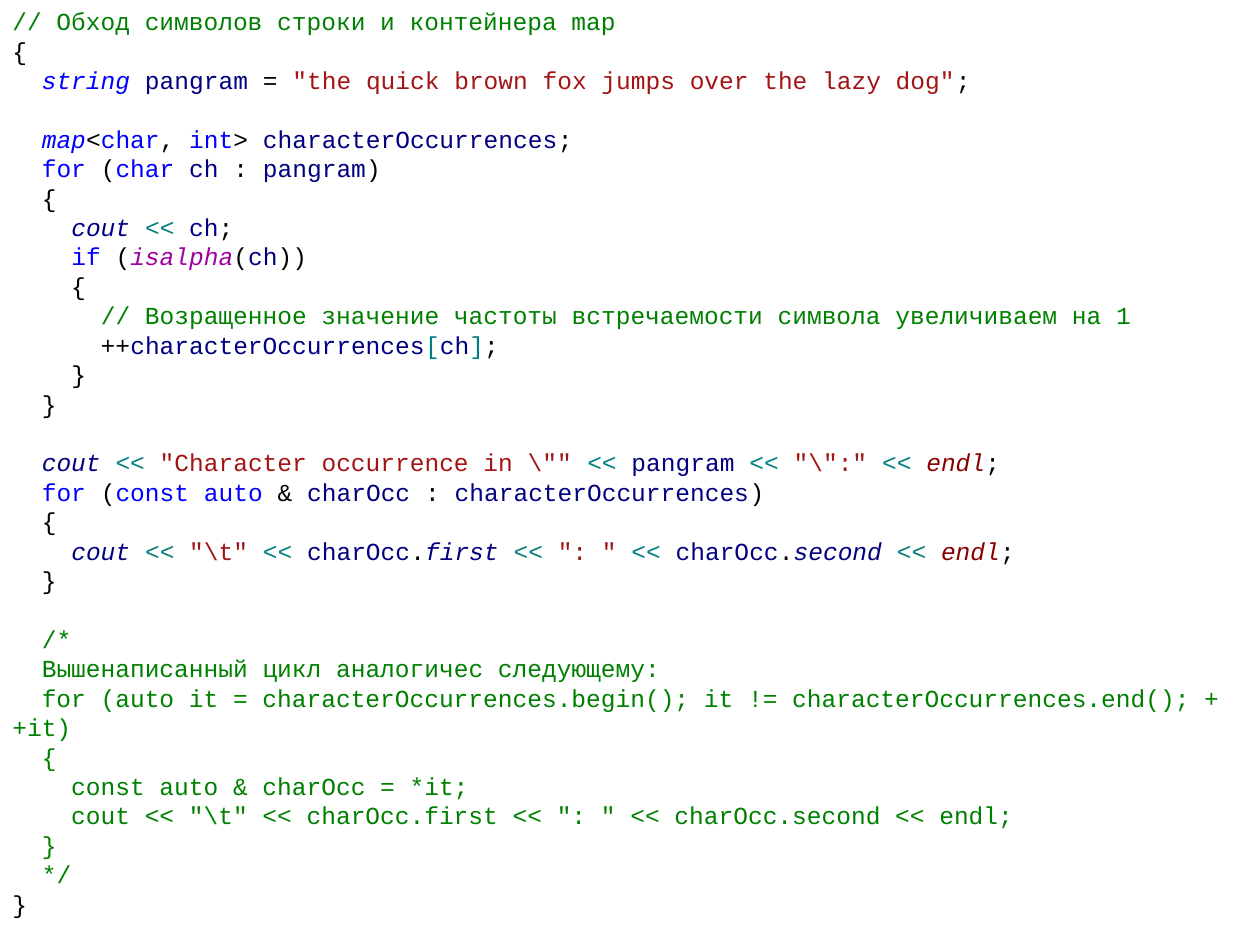
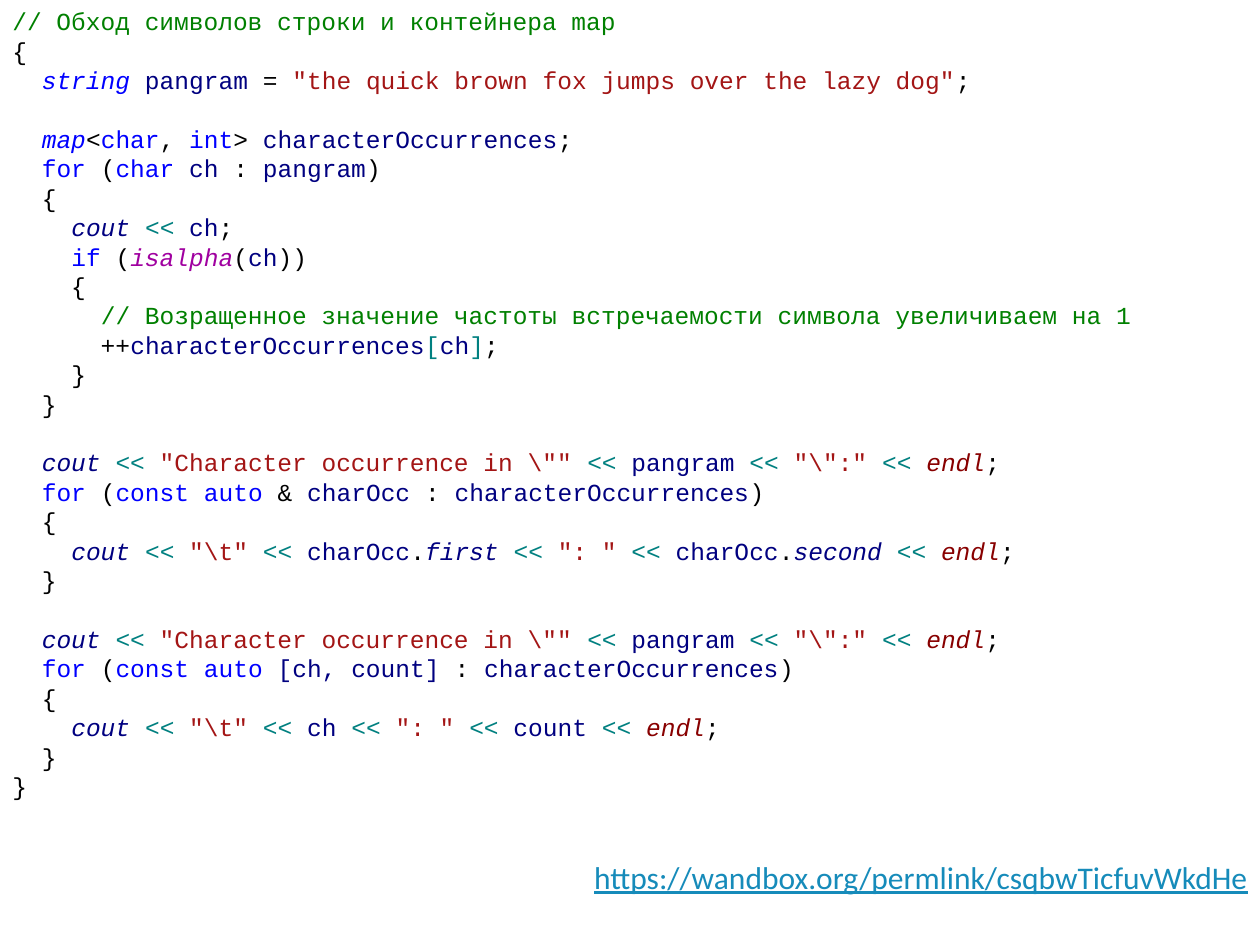
Before and after one commit to alexey-malov/oop, a slide deck: slide 83 of lectures/01/Синтаксис C++.pptx. Drawn at 1260x945 pixels with LibreOffice and Linux fonts; fonts in the diff are those of the drawing. Boxes give left, top, right and bottom in pixels: in the first picture for what was removed or moved away, otherwise in the second. Text is boxed around its words. In the diff, an @@ line names an element or a change of style, - is before the commit and + after.

```diff
--- a/lectures/01/Синтаксис C++.pptx
+++ b/lectures/01/Синтаксис C++.pptx
@@ text at (x1=42, y1=12, x2=1131, y2=741): paragraph removed @@
-*/
@@ text "// Обход символов строки и ..." at (x1=42, y1=12, x2=1131, y2=741): text colour #008000 to #000000 in "{", "}" @@
@@ text at (x1=42, y1=630, x2=1000, y2=682): text changed; text colour #008000 to #000080 @@
-/*
-Вышенаписанный цикл аналогичес следующему:
-for (auto it = characterOccurrences.begin(); it != characterOccurrences.end(); ++it)
+cout << "Character occurrence in \"" << pangram << "\":" << endl;
+for (const auto [ch, count] : characterOccurrences)
@@ text at (x1=71, y1=718, x2=720, y2=741): text changed; text colour #008000 to #000080 @@
-const auto & charOcc = *it;
-cout << "\t" << charOcc.first << ": " << charOcc.second << endl;
+cout << "\t" << ch << ": " << count << endl;
@@ text added at (x1=594, y1=867, x2=1247, y2=895), 18 pt, text #168BBA, underline @@
+https://wandbox.org/permlink/csqbwTicfuvWkdHe
```
Also in this commit, not shown: 4 other slides changed.
